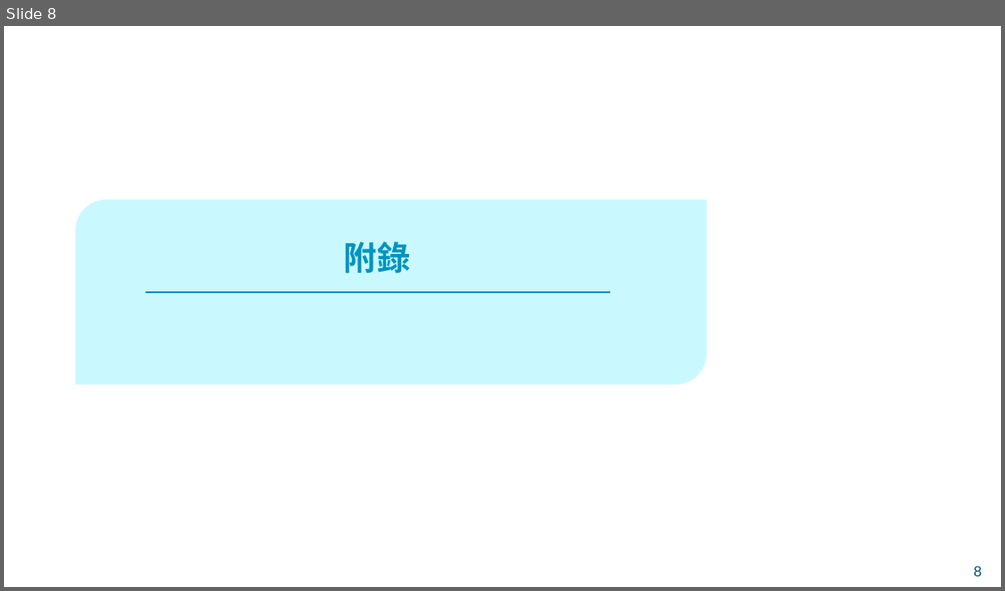
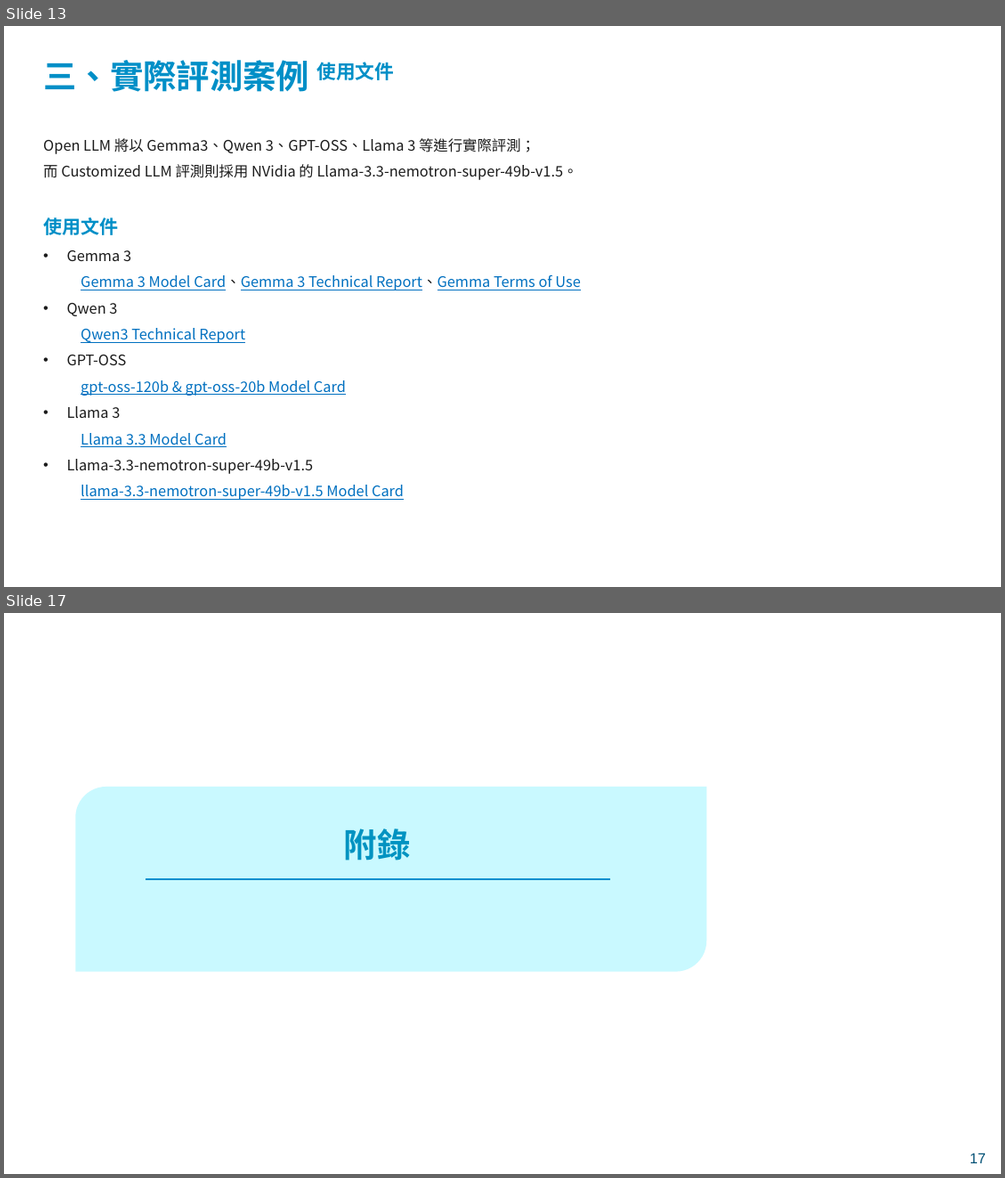
Before and after one commit to xinhuang0716/LLM_Assessment_Fubon, a slide deck: 模型評測機制 - 透明性.pptx. Shown one above the other, each under a label of ours: slide 8 before the commit, slides 13 and 17 after it; the slides between them are not shown. The pictures are 1005x591 and 1005x1178 pixels, drawn with LibreOffice and Linux fonts; fonts in the diff are those of the drawing; background and template pictures are left out. Boxes give left, top, right and bottom in pixels: in the first picture for what was removed or moved away, otherwise in the second. Text is boxed around its words. In the diff, an @@ line names an element or a change of style, - is before the commit and + after.

Commit message:
Update Transparency Report PPT

```diff
--- a/模型評測機制 - 透明性.pptx
+++ b/模型評測機制 - 透明性.pptx
@@ slide 13 added at (4, 26, 1001, 587), background picture (left out) @@
@@ text added at (43, 60, 394, 92), 32 pt, text #008FC7, bold @@
+三、實際評測案例 使用文件
@@ text added at (43, 138, 578, 180), 14 pt, text #1B1B1B @@
+Open LLM 將以 Gemma3、Qwen 3、GPT-OSS、Llama 3 等進行實際評測；
+而 Customized LLM 評測則採用 NVidia 的 Llama-3.3-nemotron-super-49b-v1.5。
@@ text added at (43, 217, 580, 499), 14 pt, text #0070C0, underline @@
+使用文件
+• Gemma 3
+  Gemma 3 Model Card、Gemma 3 Technical Report、Gemma Terms of Use
+• Qwen 3
+  Qwen3 Technical Report
+• GPT-OSS
+  gpt-oss-120b & gpt-oss-20b Model Card
+• Llama 3
+  Llama 3.3 Model Card
+• Llama-3.3-nemotron-super-49b-v1.5
+  llama-3.3-nemotron-super-49b-v1.5 Model Card
@@ what was slide 8 is now slide 17 @@
@@ page number at (970, 1152, 986, 1163): text changed @@
-8
+17
```
Also in this commit, not shown: 5 slides changed, 13 other slides added, 3 slides removed.
